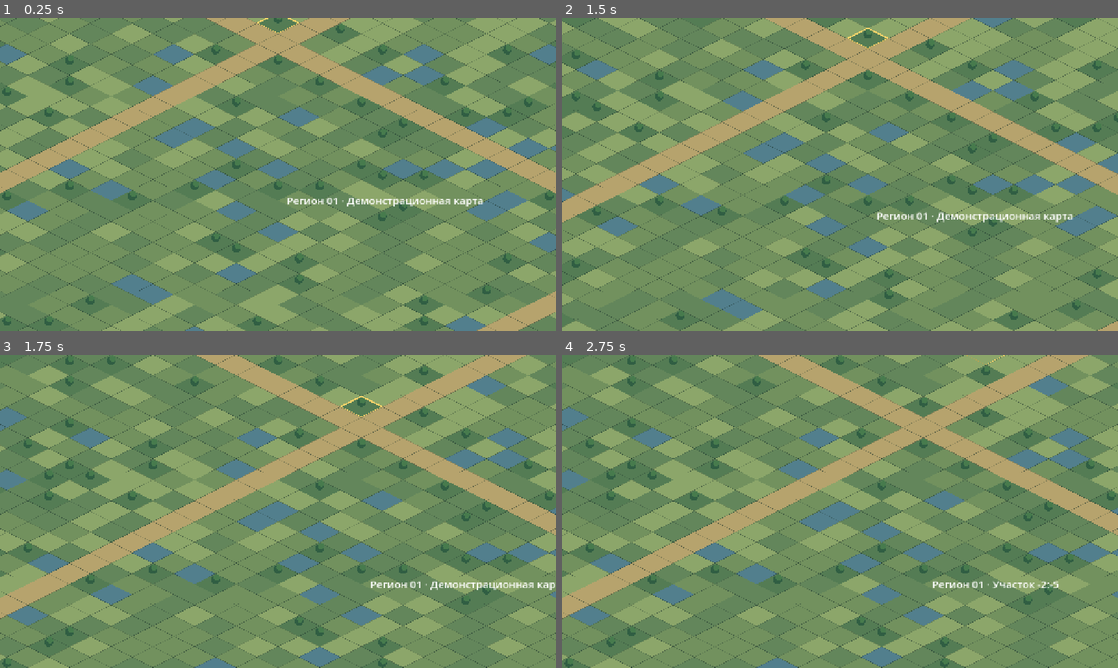
Above: before the commit, frames 1-4 (two rows, left to right).
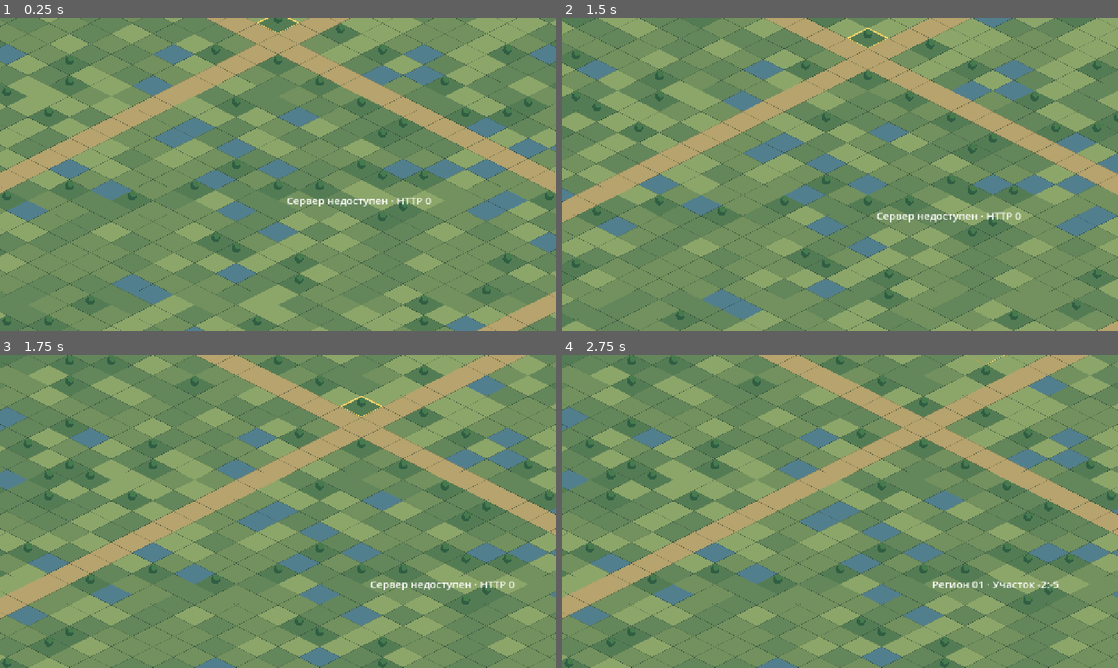
Above: after the commit, the same moments.

Repository: maillunex-lang/LunexEconom
Game: Godot game, scene res://world.tscn
Same seed, same stepped clock (60 frames per second), same inputs: the game is played once before the commit and once after it. This scene is started directly instead of the project's main scene.
Inputs (mouse positions are in pixels of both pictures, inside the frame that each line leads up to):
- Up to frame 1 (0.25 s): no input
- Up to frame 2 (1.5 s): tap Enter at 0.5 s; move the mouse to (962, 158) at 0.52 s; click (962, 158) at 0.67 s; tap Space at 1.25 s; drag from (728, 190) to (812, 237) at 1.27 s
- Up to frame 3 (1.75 s): no input
- Up to frame 4 (2.75 s): tap Enter at 2 s; move the mouse to (895, 442) at 2.02 s; click (895, 442) at 2.17 s

The runs differ from the first frame. In frame 1, 0.4% of the frame differs, in the area x 51-87%, y 57-61%; in frame 2, 0.5%, in the area x 56-92%, y 62-66%; in frame 3, 0.4%; in frame 4, nothing differs.
Error after the commit: Invalid access to property or key 'pressed' on a base object of type 'null instance'. (res://world_screen.gd:18)

Commit message:
feat(updater): integrate in-game update UI with world prototype

Diff:
--- a/client/world_screen.gd
+++ b/client/world_screen.gd
@@ -10,6 +10,20 @@
     $HUD/Top/ZoomOut.pressed.connect(func() -> void: world.set_zoom(world.camera.zoom.x / 1.25))
     $HUD/Top/Expand.pressed.connect(_expand)
     $HUD/Top/Connect.pressed.connect(_connect)
+    _connect_server()
+    var updater = load("res://updater.gd").new()
+    updater.name = "Updater"
+    add_child(updater)
+    updater.state_changed.connect(_on_update_state)
+    $HUD/Top/Update.pressed.connect(func() -> void:
+        if not updater.downloaded_apk.is_empty():
+            updater.install_apk()
+        elif not updater.manifest.is_empty() and int(updater.manifest["apk"]["version_code"]) > 3:
+            updater.download_apk()
+        else:
+            updater.check()
+    )
+    updater.check()
 func set_selection(cell: Vector2i) -> void:
     info.text = "Регион 01 · Участок %d:%d" % [cell.x, cell.y]
 func _update_safe_area() -> void:
@@ -43,3 +57,25 @@
         info.text = "Дорога подключена · маршрут %d клеток" % path.size()
     else:
         info.text = "Подключение невозможно"
+
+func _connect_server() -> void:
+    var req := HTTPRequest.new()
+    add_child(req)
+    req.timeout = 8.0
+    req.request_completed.connect(func(result: int, code: int, _headers: PackedStringArray, body: PackedByteArray) -> void:
+        if result == HTTPRequest.RESULT_SUCCESS and code == 200:
+            var data = JSON.parse_string(body.get_string_from_utf8())
+            info.text = "Сервер: подключён · Мир: %s" % str(data.get("world_id", "?")) if data is Dictionary else "Ошибка данных сервера"
+        else:
+            info.text = "Сервер недоступен · HTTP %d" % code
+        req.queue_free()
+    )
+    var err := req.request("https://rikagro.ru/lunexeconom/api/world")
+    if err != OK:
+        info.text = "Ошибка соединения: %d" % err
+        req.queue_free()
+
+func _on_update_state(message: String, can_install: bool) -> void:
+    $HUD/Top/Update.text = "Установить" if can_install else "Обновить"
+    $HUD/Top/Update.tooltip_text = message
+    $HUD/Top/UpdateStatus.text = message
